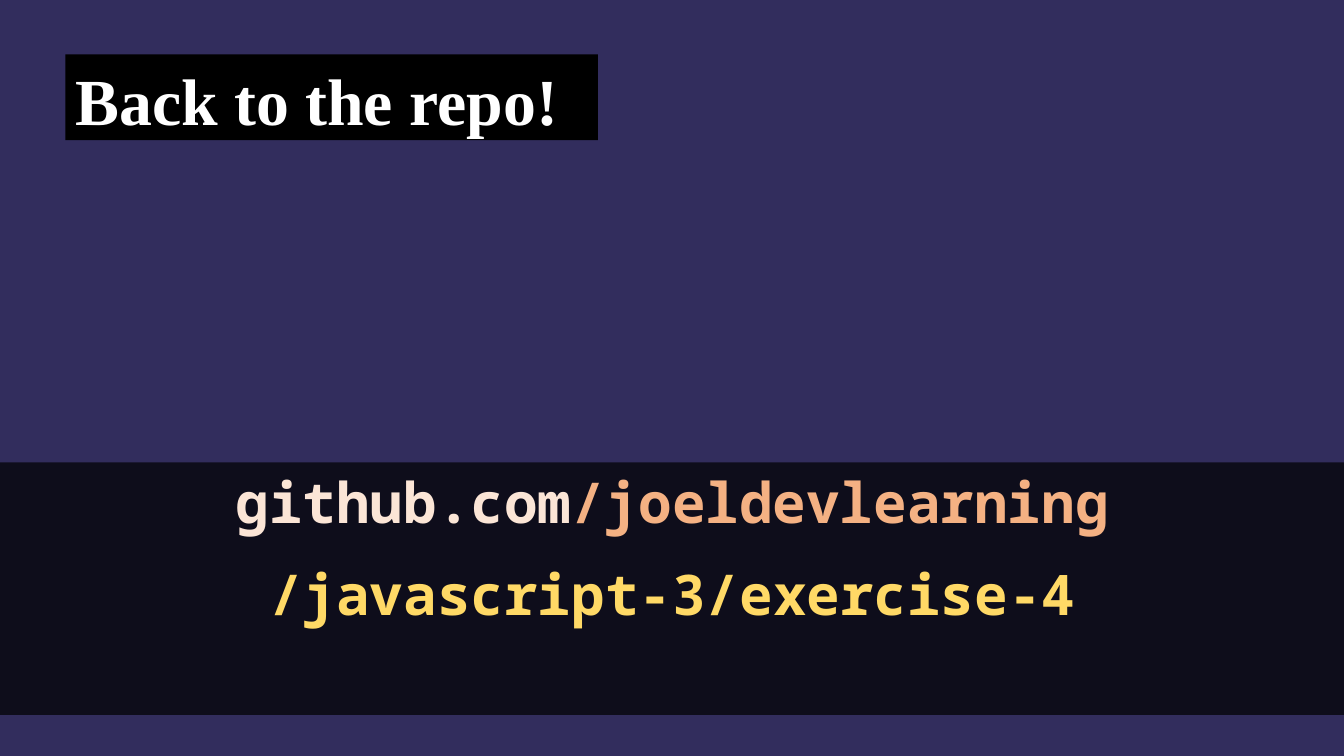
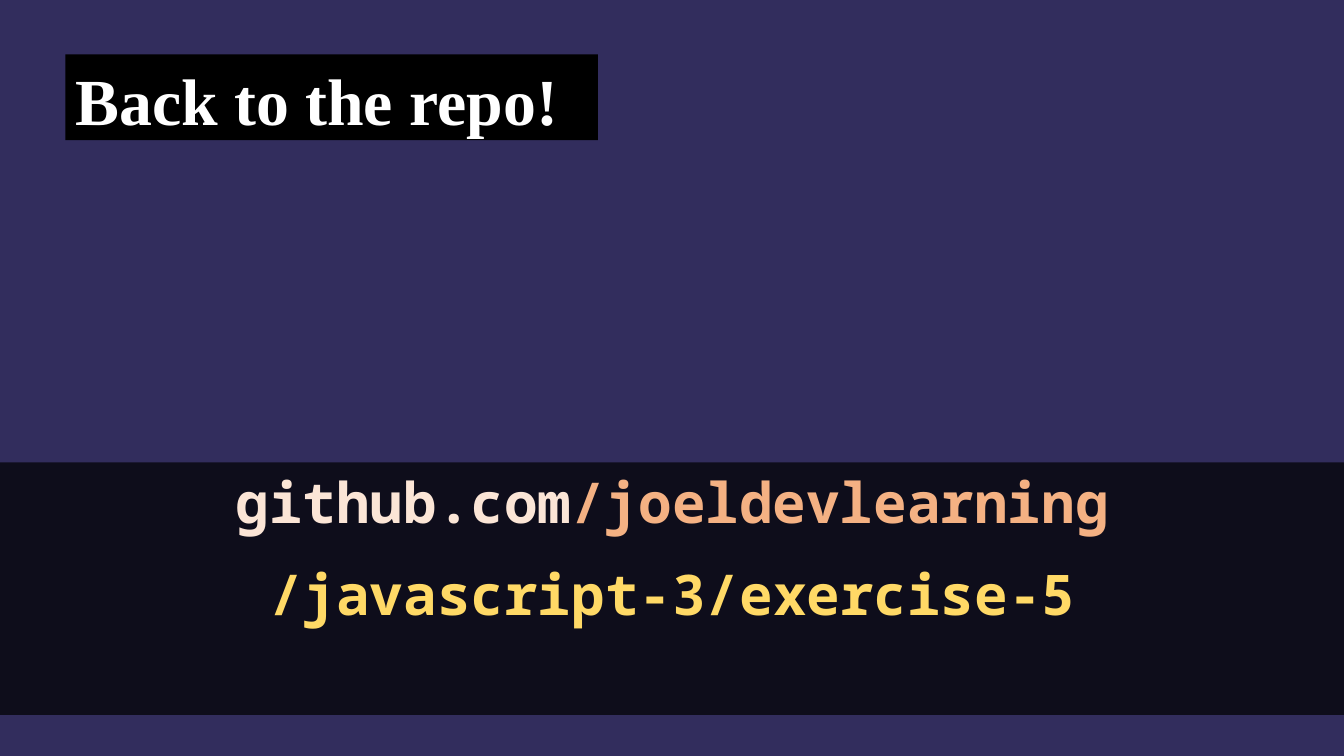
Before and after one commit to joeldevlearning/javascript-3, a slide deck: slide 15 of presentation-night-3.pptx (slide 13 before the commit). Drawn at 1344x756 pixels with LibreOffice and Linux fonts; fonts in the diff are those of the drawing; background and template pictures are left out. Boxes give left, top, right and bottom in pixels: in the first picture for what was removed or moved away, otherwise in the second. Text is boxed around its words. In the diff, an @@ line names an element or a change of style, - is before the commit and + after.

```diff
--- a/presentation-night-3.pptx
+++ b/presentation-night-3.pptx
@@ text in rectangle at (269, 571, 1075, 629): text changed @@
-/javascript-3/exercise-4
+/javascript-3/exercise-5
```
Also in this commit, not shown: 2 other slides changed, 1 slide added, 1 other file.
